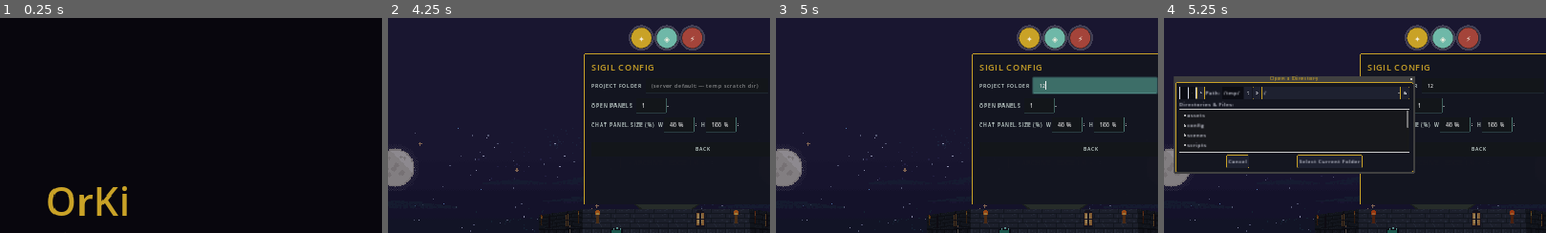
Above: before the commit, frames 1-4 (left to right).
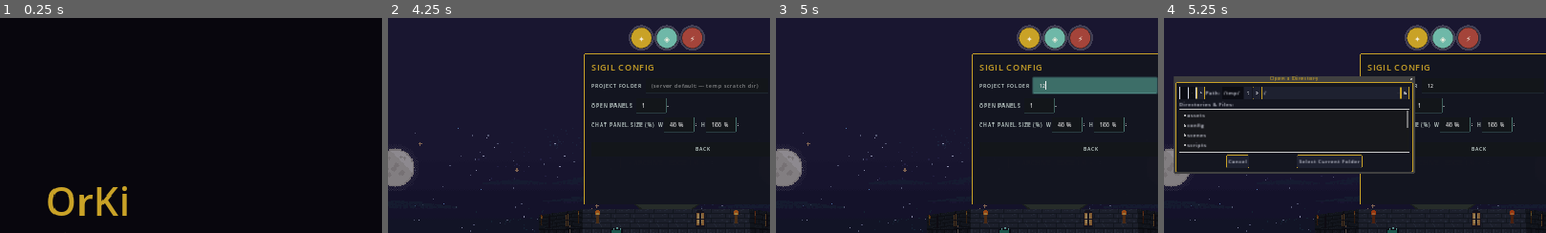
Above: after the commit, the same moments.

Repository: Kiriketsuki/agenKic-orKistrator
Game: Godot game, scene res://scenes/title_screen.tscn
Same seed, same stepped clock (60 frames per second), same inputs: the game is played once before the commit and once after it.
Inputs (mouse positions are % of the whole screen's width and height, from its top left):
- Up to frame 1 (0.25 s): no input
- Up to frame 2 (4.25 s): click "ENTER THE TOWER" at 0.5 s; tap Enter (ui_accept) at 1.25 s; drag from (50, 97) to (60, 28) at 1.27 s; drag from (61, 44) to (45, 70) at 2.02 s; move the mouse to (63, 98) at 2.77 s; hold E (rotate_right) 2.78-3.5 s; hold W (scroll_up) 2.78-3.5 s; click (63, 98) at 2.92 s; tap K (toggle_quest_board) at 3.05 s; click "sigil config..." at 3.5 s
- Up to frame 3 (5 s): click (55, 16) at 4.27 s; type "12" at 4.35 s
- Up to frame 4 (5.25 s): click "BROWSE..." at 5 s
The pictures show only the part of the screen within x 14-64%, y 0-50%; the shares and areas given below are measured in that part.

Frames 1-3 are identical in both runs. In frame 4, 0.2% of the frame differs, in the area x 34-66%, y 28-72%.

Commit message:
fix(godot): resolve PanelManager and Minimap lazily in the panels flyout
PanelManager and Minimap sit after the flyout in main.tscn tree order,
so their groups were empty during the flyout _ready. Both cached
references stayed null and the QUEST BOARD and MINIMAP buttons did
nothing. Resolve on first use instead.

Diff:
--- a/godot/scripts/ui/panels_flyout.gd
+++ b/godot/scripts/ui/panels_flyout.gd
@@ -34,8 +34,6 @@
 	size = Vector2(600.0, 840.0)
 
 	_bridge = get_node_or_null("/root/BridgeManager")
-	_panel_manager = get_tree().get_first_node_in_group("panel_manager")
-	_minimap = get_tree().get_first_node_in_group("minimap")
 
 	var box := VBoxContainer.new()
 	box.set_anchors_preset(Control.PRESET_FULL_RECT)
@@ -94,6 +92,21 @@
 	_rebuild_preset_list()
 
 
+## PanelManager and Minimap sit after this flyout in main.tscn tree order, so
+## their groups are empty during this node's _ready. Resolve lazily on first
+## use instead of caching at _ready.
+func _get_panel_manager() -> Node:
+	if _panel_manager == null or not is_instance_valid(_panel_manager):
+		_panel_manager = get_tree().get_first_node_in_group("panel_manager")
+	return _panel_manager
+
+
+func _get_minimap() -> Node:
+	if _minimap == null or not is_instance_valid(_minimap):
+		_minimap = get_tree().get_first_node_in_group("minimap")
+	return _minimap
+
+
 func _on_visibility_changed() -> void:
 	if visible:
 		_rebuild_agent_list()
@@ -129,10 +142,11 @@
 
 func _on_agent_row_selected(index: int) -> void:
 	var agent_id: String = String(_agent_list.get_item_metadata(index))
-	if agent_id.is_empty() or _panel_manager == null:
-		return
-	if _panel_manager.has_method("open_scroll_panel"):
-		_panel_manager.call("open_scroll_panel", agent_id)
+	var manager: Node = _get_panel_manager()
+	if agent_id.is_empty() or manager == null:
+		return
+	if manager.has_method("open_scroll_panel"):
+		manager.call("open_scroll_panel", agent_id)
 
 
 func _on_agent_registered(_agent_data: BridgeData.AgentData) -> void:
@@ -150,15 +164,17 @@
 ## Mirrors PanelManager's "toggle_quest_board" hotkey path exactly — same
 ## public method the hotkey handler calls internally.
 func _on_quest_board_pressed() -> void:
-	if _panel_manager != null and _panel_manager.has_method("toggle_quest_board"):
-		_panel_manager.call("toggle_quest_board")
+	var manager: Node = _get_panel_manager()
+	if manager != null and manager.has_method("toggle_quest_board"):
+		manager.call("toggle_quest_board")
 
 
 ## Mirrors minimap.gd's own "toggle_minimap" hotkey handler (visible = not
 ## visible) rather than duplicating a second toggle path.
 func _on_minimap_pressed() -> void:
-	if _minimap != null and _minimap is CanvasItem:
-		(_minimap as CanvasItem).visible = not (_minimap as CanvasItem).visible
+	var minimap: Node = _get_minimap()
+	if minimap != null and minimap is CanvasItem:
+		(minimap as CanvasItem).visible = not (minimap as CanvasItem).visible
 
 
 func _rebuild_preset_list() -> void:
@@ -167,24 +183,27 @@
 	_preset_list.clear()
 	_preset_list.add_item(PanelManager.GRID_PRESET_NAME)
 	_preset_list.add_item(PanelManager.FOCUS_PRESET_NAME)
-	if _panel_manager != null and _panel_manager.has_method("custom_preset_names"):
-		for preset_name: String in _panel_manager.call("custom_preset_names"):
+	var manager: Node = _get_panel_manager()
+	if manager != null and manager.has_method("custom_preset_names"):
+		for preset_name: String in manager.call("custom_preset_names"):
 			_preset_list.add_item(CUSTOM_PRESET_LABEL_PREFIX + preset_name)
 
 
 func _on_preset_row_selected(index: int) -> void:
-	if _panel_manager == null or not _panel_manager.has_method("apply_named_preset"):
+	var manager: Node = _get_panel_manager()
+	if manager == null or not manager.has_method("apply_named_preset"):
 		return
 	var label: String = _preset_list.get_item_text(index)
 	var preset_name: String = label.trim_prefix(CUSTOM_PRESET_LABEL_PREFIX)
-	_panel_manager.call("apply_named_preset", preset_name)
+	manager.call("apply_named_preset", preset_name)
 
 
 func _on_save_layout_pressed() -> void:
 	var preset_name: String = _preset_name_field.text.strip_edges()
-	if preset_name.is_empty() or _panel_manager == null:
-		return
-	if _panel_manager.has_method("save_named_preset"):
-		_panel_manager.call("save_named_preset", preset_name)
+	var manager: Node = _get_panel_manager()
+	if preset_name.is_empty() or manager == null:
+		return
+	if manager.has_method("save_named_preset"):
+		manager.call("save_named_preset", preset_name)
 	_preset_name_field.text = ""
 	_rebuild_preset_list()
